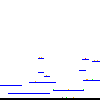
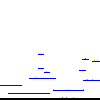
Two versions of the same layered image (100x100). Layer-by-layer changes:
painted on "Layer 2" over [left=29, top=53, right=56, bottom=83]
